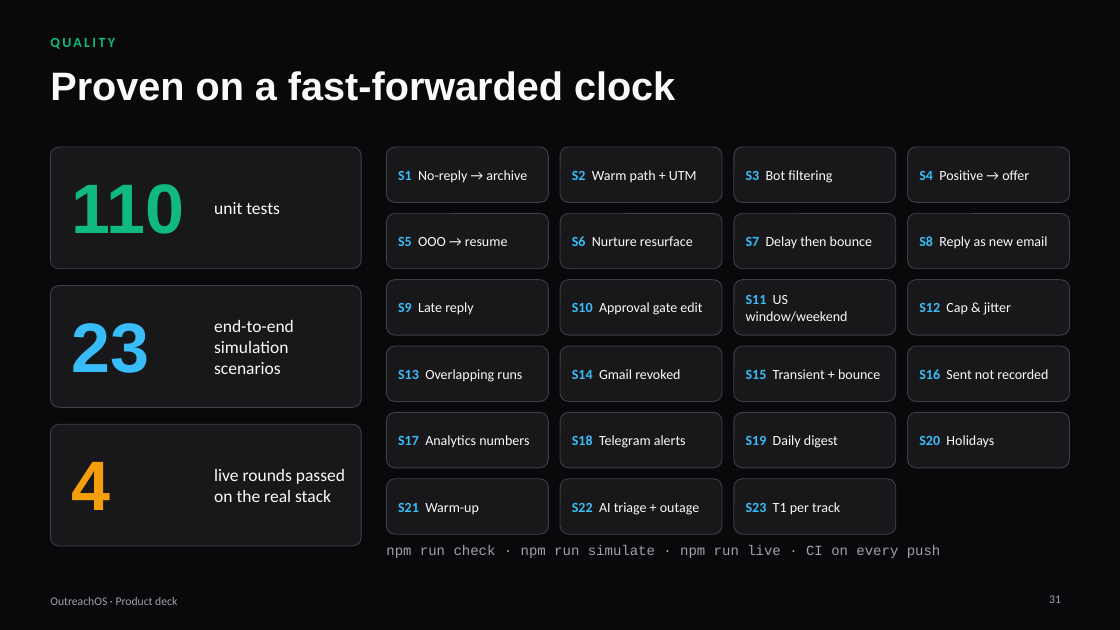
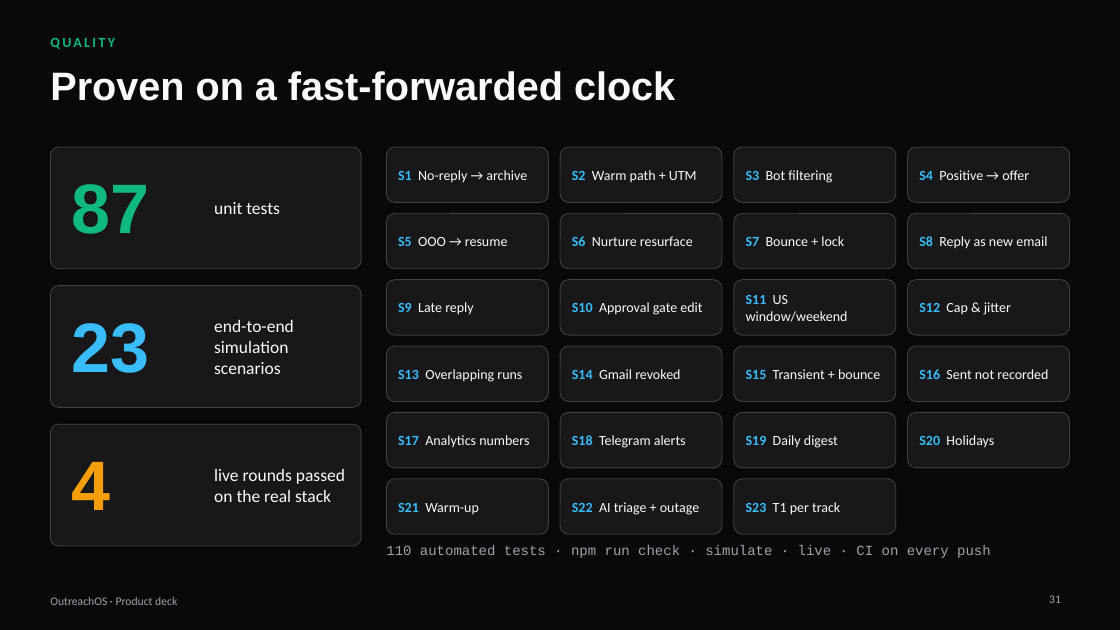
Before and after one commit to Sumandebnath943/outreach-os, a slide deck: slide 31 of docs/OutreachOS_Deck.pptx. Drawn at 1120x630 pixels with LibreOffice and Linux fonts; fonts in the diff are those of the drawing. Boxes give left, top, right and bottom in pixels: in the first picture for what was removed or moved away, otherwise in the second. Text is boxed around its words. In the diff, an @@ line names an element or a change of style, - is before the commit and + after.

```diff
--- a/docs/OutreachOS_Deck.pptx
+++ b/docs/OutreachOS_Deck.pptx
@@ text at [71,184,149,234]: text changed @@
-110
+87
@@ text at [746,236,844,246]: text changed @@
-S7 Delay then bounce
+S7 Bounce + lock
@@ text at [386,545,991,558]: text changed @@
-npm run check · npm run simulate · npm run live · CI on every push
+110 automated tests · npm run check · simulate · live · CI on every push
```
Also in this commit, not shown: 4 other slides changed, 4 other files.
